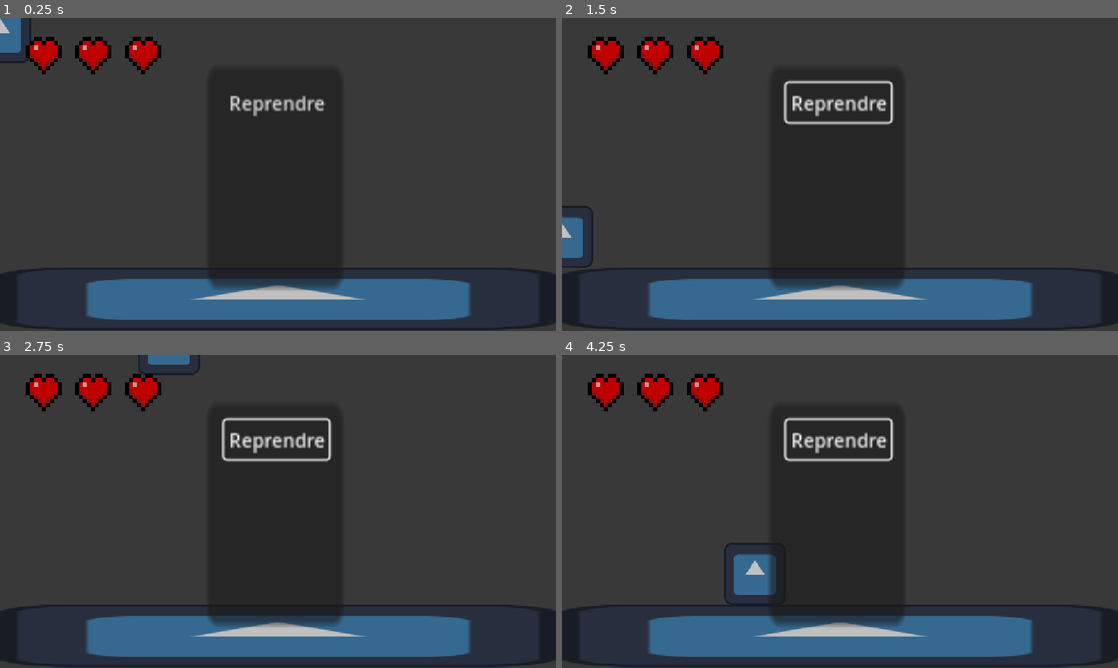
Above: before the commit, frames 1-4 (two rows, left to right).
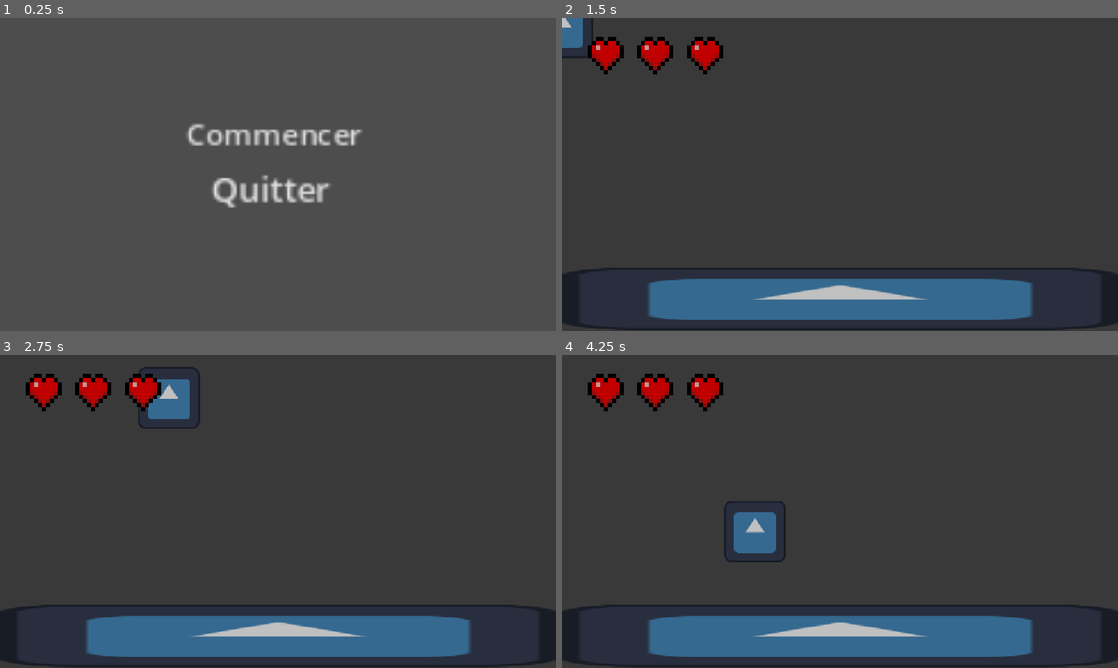
Above: after the commit, the same moments.

Repository: Starg0ne/CGJ-Ubuntu-Cheval-
Game: Godot game, scene res://scenes/mainMenu.tscn
Same seed, same stepped clock (60 frames per second), same inputs: the game is played once before the commit and once after it. Before the commit the project starts from res://scenes/level.tscn. The engine's default icon, where the game draws it, is replaced by a stand-in: a white triangle on a blue panel in a dark square.
Inputs (mouse positions are in pixels of both pictures, inside the frame that each line leads up to):
- Up to frame 1 (0.25 s): no input
- Up to frame 2 (1.5 s): click (834, 105) at 0.5 s, where only the run before the commit has a clickable "Reprendre"; click (834, 133) at 1.25 s, where only the run after the commit has a clickable "Commencer"
- Up to frame 3 (2.75 s): tap Enter (ui_accept) at 2, 2.27 s; hold Right (ui_right) from 2.03 s (still down)
- Up to frame 4 (4.25 s): tap Enter (ui_accept) at 3.02 s; release Right (ui_right) at 3.53 s; hold Left (ui_left) from 3.53 s (still down)

The runs differ from the first frame. In frame 1, 38% of the frame differs, in the area x 0-100%, y 0-100%; in frame 2, 2.9%; in frame 3, 3.2%; in frame 4, 4.3%.

Commit message:
Création de la partie logique du menu pause + création du main menu
J'ai créé le menu pause qui maintenant entièrement fonctionnel, et le main menu entièrement fonctionnellement.

Diff:
--- a/project.godot
+++ b/project.godot
@@ -11,7 +11,7 @@
 [application]
 
 config/name="CGJ Ubuntu Cheval"
-run/main_scene="uid://gkuidwu50df2"
+run/main_scene="uid://cylskv8mjbu1p"
 config/features=PackedStringArray("4.5", "Mobile")
 config/icon="res://assets/icon.svg"
 
@@ -19,6 +19,14 @@
 
 window/stretch/mode="canvas_items"
 
+[input]
+
+Pause={
+"deadzone": 0.2,
+"events": [Object(InputEventKey,"resource_local_to_scene":false,"resource_name":"","device":0,"window_id":0,"alt_pressed":false,"shift_pressed":false,"ctrl_pressed":false,"meta_pressed":false,"pressed":false,"keycode":0,"physical_keycode":4194305,"key_label":0,"unicode":0,"location":0,"echo":false,"script":null)
+]
+}
+
 [rendering]
 
 renderer/rendering_method="mobile"
--- a/scenes/IU.tscn
+++ b/scenes/IU.tscn
@@ -1,6 +1,7 @@
-[gd_scene load_steps=7 format=3 uid="uid://cnskvyb10kbwr"]
+[gd_scene load_steps=8 format=3 uid="uid://cydq6mb71qqdy"]
 
 [ext_resource type="Texture2D" uid="uid://cocei3vdi3ng0" path="res://assets/Heart.webp" id="1_kk64n"]
+[ext_resource type="Script" uid="uid://eowgof7qimt8" path="res://scenes/menu_pause.gd" id="2_x3uwg"]
 
 [sub_resource type="StyleBoxFlat" id="StyleBoxFlat_j7ch1"]
 bg_color = Color(0.6, 0.6, 0.6, 0)
@@ -42,8 +43,10 @@
 anchor_top = 0.16814159
 anchor_right = 0.30153847
 anchor_bottom = 0.84070796
+grow_horizontal = 2
 grow_vertical = 2
 theme_override_styles/panel = SubResource("StyleBoxFlat_tdjga")
+metadata/_edit_use_anchors_ = true
 
 [node name="Heart" type="TextureRect" parent="PlayerHP/First Heart"]
 layout_mode = 1
@@ -99,6 +102,7 @@
 expand_mode = 1
 
 [node name="Menu Pause" type="Panel" parent="."]
+process_mode = 3
 layout_mode = 1
 anchors_preset = 15
 anchor_right = 1.0
@@ -106,6 +110,7 @@
 grow_horizontal = 2
 grow_vertical = 2
 theme_override_styles/panel = SubResource("StyleBoxFlat_wjhai")
+script = ExtResource("2_x3uwg")
 metadata/_edit_use_anchors_ = true
 
 [node name="Fond" type="Panel" parent="Menu Pause"]
@@ -118,7 +123,8 @@
 theme_override_styles/panel = SubResource("StyleBoxFlat_wjhai")
 metadata/_edit_use_anchors_ = true
 
-[node name="Panel Pause" type="Panel" parent="Menu Pause"]
+[node name="PanelMenu" type="Panel" parent="Menu Pause"]
+visible = false
 layout_mode = 1
 anchors_preset = -1
 anchor_left = 0.3732639
@@ -132,13 +138,44 @@
 scale = Vector2(7.0142736, 11.440694)
 metadata/_edit_use_anchors_ = true
 
-[node name="Button" type="Button" parent="Menu Pause/Panel Pause"]
+[node name="ButtonReprendre" type="Button" parent="Menu Pause/PanelMenu"]
 layout_mode = 0
-offset_left = 4.562126
-offset_top = 3.4088838
-offset_right = 94.562126
-offset_bottom = 34.408882
+anchor_left = 0.11405315
+anchor_top = 0.085222095
+anchor_right = 0.88401186
+anchor_bottom = 0.2586852
+offset_right = 59.201653
+offset_bottom = 24.061474
 scale = Vector2(0.34220386, 0.22382337)
 theme_override_font_sizes/font_size = 16
 text = "Reprendre"
 flat = true
+metadata/_edit_use_anchors_ = true
+
+[node name="ButtonQuitter" type="Button" parent="Menu Pause/PanelMenu"]
+layout_mode = 0
+anchor_left = 0.106924795
+anchor_top = 0.42174014
+anchor_right = 0.8768835
+anchor_bottom = 0.5952033
+offset_right = 59.201653
+offset_bottom = 24.061474
+scale = Vector2(0.34220386, 0.22382337)
+theme_override_font_sizes/font_size = 16
+text = "Quitter"
+flat = true
+metadata/_edit_use_anchors_ = true
+
+[node name="ButtonMainMenu" type="Button" parent="Menu Pause/PanelMenu"]
+layout_mode = 0
+anchor_left = 0.08910404
+anchor_top = 0.25129595
+anchor_right = 0.9018382
+anchor_bottom = 0.42475906
+offset_right = 57.490635
+offset_bottom = 24.061476
+scale = Vector2(0.34220386, 0.22382337)
+theme_override_font_sizes/font_size = 12
+text = "Menu Principal"
+flat = true
+metadata/_edit_use_anchors_ = true
--- a/scenes/Menu_Pause.gd
+++ b/scenes/Menu_Pause.gd
@@ -1,11 +1,39 @@
 extends Panel
 
+#Variables
+@onready var panelPause = $PanelMenu
+@onready var reprendre = $PanelMenu/ButtonReprendre
+@onready var mainMenu = $PanelMenu/ButtonMainMenu
+@onready var quitter = $PanelMenu/ButtonQuitter
 
 # Called when the node enters the scene tree for the first time.
 func _ready() -> void:
+
+	get_tree().paused = false;
+
 	pass # Replace with function body.
 
 
 # Called every frame. 'delta' is the elapsed time since the previous frame.
 func _process(delta: float) -> void:
+
+	#Quand la touche Echap est appuyé, on va mettre soit mettre le jeu en pause et affiché le menu si le menu n'est pas déjà affiché
+	#Et quand le menu est déjà présent, le menu va disparaitre et le jeu va reprendre
+	if Input.is_action_just_pressed("Pause"):
+		panelPause.visible = !panelPause.visible
+		get_tree().paused = !get_tree().paused
+
+	#Quand le bouton reprendre est appuyé, on va reprendre le jeu
+	if (reprendre.button_pressed):
+		panelPause.visible = !panelPause.visible
+		get_tree().paused = !get_tree().paused
+
+	#Quand le bouton mainMenu est appuyé, on va revenir au menu principal du jeu
+	if (mainMenu.button_pressed):
+		get_tree().change_scene_to_file("res://scenes/mainMenu.tscn")
+
+	#Quand le bouton quitter est appuyé, on va quitter le jeu
+	if (quitter.button_pressed):
+		get_tree().quit(0)
+
 	pass
--- /dev/null
+++ b/scenes/mainMenu.gd
@@ -0,0 +1,22 @@
+extends Panel
+#Variables
+@onready var commencer = $ButtonCommencer
+@onready var quitter = $ButtonQuitter
+
+# Called when the node enters the scene tree for the first time.
+func _ready() -> void:
+	pass # Replace with function body.
+
+
+# Called every frame. 'delta' is the elapsed time since the previous frame.
+func _process(delta: float) -> void:
+
+	#Quand le bouton commencer est appuyé, on va aller sur la scéne level
+	if (commencer.button_pressed):
+		get_tree().change_scene_to_file("res://scenes/level.tscn")
+
+	#Quand le bouton quitter est appuyé, on va quitter le jeu
+	if (quitter.button_pressed):
+		get_tree().quit(0)
+
+	pass
--- /dev/null
+++ b/scenes/mainMenu.tscn
@@ -0,0 +1,61 @@
+[gd_scene load_steps=4 format=3 uid="uid://cylskv8mjbu1p"]
+
+[ext_resource type="Script" uid="uid://fhqptl70rjkp" path="res://scenes/mainMenu.gd" id="1_qkhwq"]
+
+[sub_resource type="StyleBoxFlat" id="StyleBoxFlat_qkhwq"]
+bg_color = Color(0.6, 0.6, 0.6, 0)
+
+[sub_resource type="StyleBoxFlat" id="StyleBoxFlat_c7uy4"]
+bg_color = Color(0.6, 0.6, 0.6, 0)
+
+[node name="Control" type="Control"]
+layout_mode = 3
+anchors_preset = 15
+anchor_right = 1.0
+anchor_bottom = 1.0
+grow_horizontal = 2
+grow_vertical = 2
+
+[node name="PanelMainMenu" type="Panel" parent="."]
+process_mode = 3
+layout_mode = 0
+offset_right = 40.0
+offset_bottom = 40.0
+theme_override_styles/panel = SubResource("StyleBoxFlat_qkhwq")
+script = ExtResource("1_qkhwq")
+
+[node name="ButtonCommencer" type="Button" parent="PanelMainMenu"]
+layout_mode = 1
+anchors_preset = 8
+anchor_left = 0.5
+anchor_top = 0.5
+anchor_right = 0.5
+anchor_bottom = 0.5
+offset_left = 341.99997
+offset_top = 172.0
+offset_right = 447.99997
+offset_bottom = 198.0
+grow_horizontal = 2
+grow_vertical = 2
+scale = Vector2(3.8670905, 3.6439185)
+theme_override_font_sizes/font_size = 16
+theme_override_styles/normal = SubResource("StyleBoxFlat_c7uy4")
+text = "Commencer"
+
+[node name="ButtonQuitter" type="Button" parent="PanelMainMenu"]
+layout_mode = 1
+anchors_preset = 8
+anchor_left = 0.5
+anchor_top = 0.5
+anchor_right = 0.5
+anchor_bottom = 0.5
+offset_left = 336.0
+offset_top = 288.00003
+offset_right = 442.0
+offset_bottom = 314.00003
+grow_horizontal = 2
+grow_vertical = 2
+scale = Vector2(3.8670905, 3.6439185)
+theme_override_font_sizes/font_size = 18
+theme_override_styles/normal = SubResource("StyleBoxFlat_c7uy4")
+text = "Quitter"
Not shown, changed: scenes/Menu_Pause.gd.uid
Not shown, added: scenes/mainMenu.gd.uid
